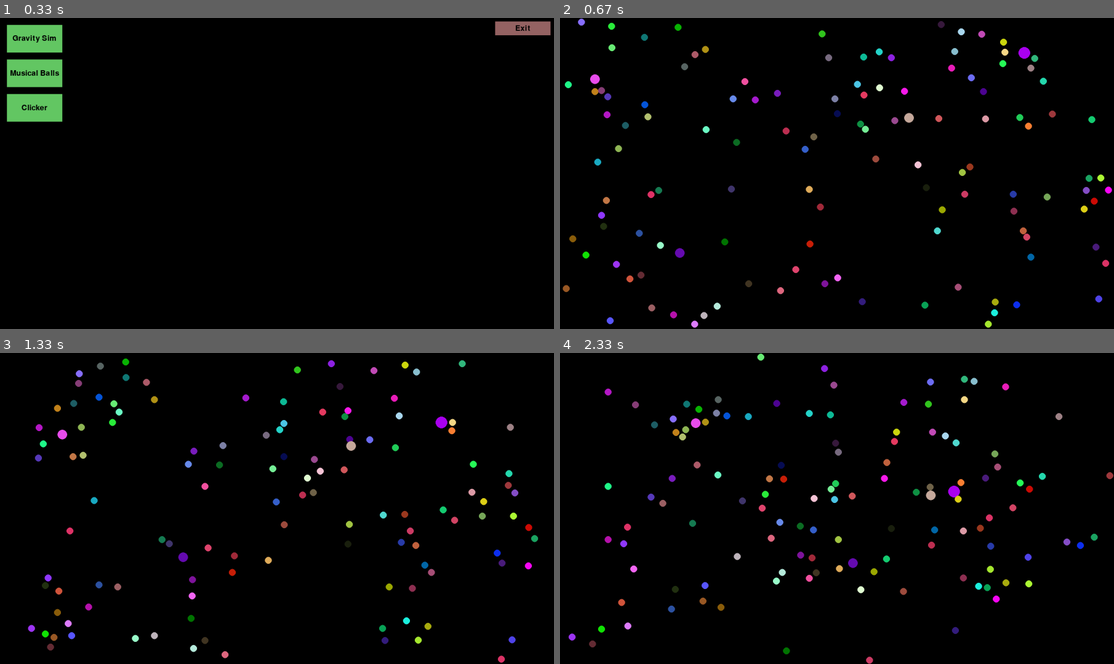
Above: before the commit, frames 1-4 (two rows, left to right).
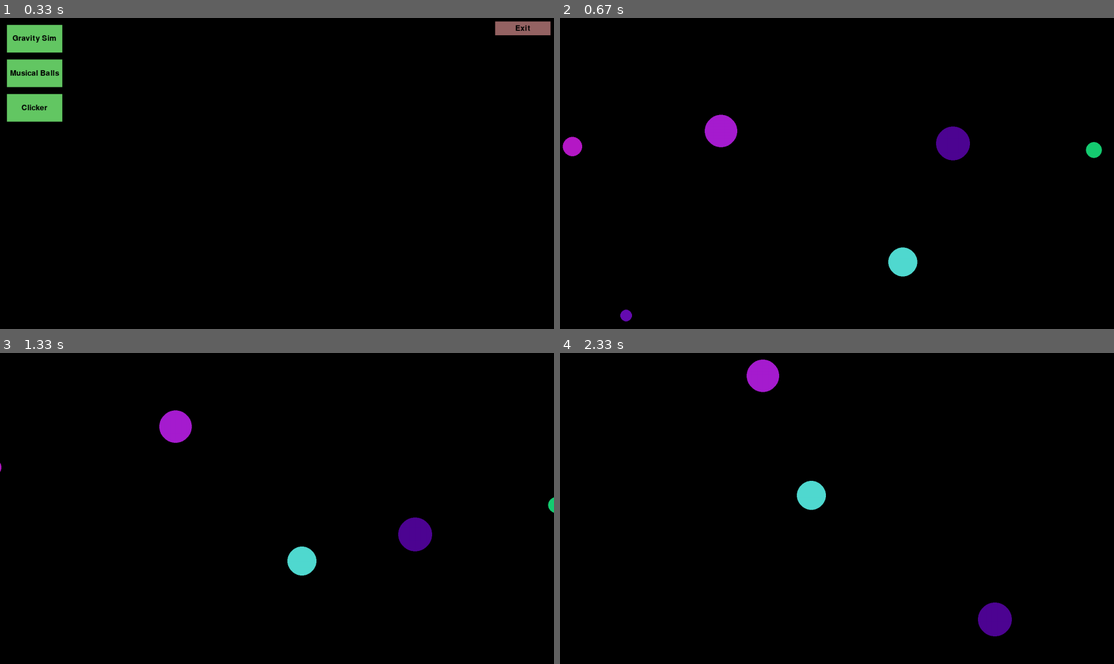
Above: after the commit, the same moments.

Repository: Zero4793/Pygame-Playground
Game: pygame game, started from main.py
The game is run twice, just before and just after one commit, with the same random seed, the same clock (stepped at 60 frames per second) and the same inputs.
Inputs:
- Up to frame 1 (0.33 s): no input
- Up to frame 2 (0.67 s): click "Gravity Sim" at 0.38 s
- Up to frame 3 (1.33 s): no input
- Up to frame 4 (2.33 s): no input

Frame 1 is identical in both runs. In frame 2, 4.8% of the frame differs, in the area x 0-100%, y 0-100%; in frame 3, 4.5%; in frame 4, 4.5%.

Commit message:
+camera centering and averaging by mass !some glitchy/jumpy movements

Diff:
--- a/apps/gravity.py
+++ b/apps/gravity.py
@@ -1,12 +1,13 @@
 from util.ball import Ball
 import random
+import pygame
 
 class Gravity:
 	def __init__(self, screen, _):
 		self.screen = screen
 
 		self.balls = []
-		for i in range(128):
+		for i in range(6):
 			self.balls.append(Ball(screen,
 						  pos=(random.randint(0,screen.get_width()), random.randint(0,screen.get_height())),
 						  vel=(random.uniform(-5,5), random.uniform(-5,5)),
@@ -14,22 +15,31 @@
 						  repel=0,
 						  spaceJelly=0,
 						  collide=True,
-						  merging=True,
+						  merging=False,
 						  elasticity=.99,
-						  radius = random.randint(10,10),
+						  radius = random.randint(5,50),
 						  ))
 
 
 	def process(self, keyheld, keypressed):
+		camera = pygame.math.Vector2(0,0)
+		mass = 0
 		for ball in self.balls:
+			camera += ball.pos*ball.mass
+			mass += ball.mass
 			for other in self.balls:
 				if ball == other: continue
 				ball.force(other)
 		for ball in self.balls:
 			ball.process()
-			ball.wallCollide()
+			# ball.wallCollide()
 			if not ball.exist:
 				self.balls.remove(ball)
+		# camera/= len(self.balls)
+		camera/= mass
+		camera-= pygame.math.Vector2(self.screen.get_width()/2, self.screen.get_height()/2)
+		for ball in self.balls:
+			ball.pos -= camera
 
 
 	def display(self):
